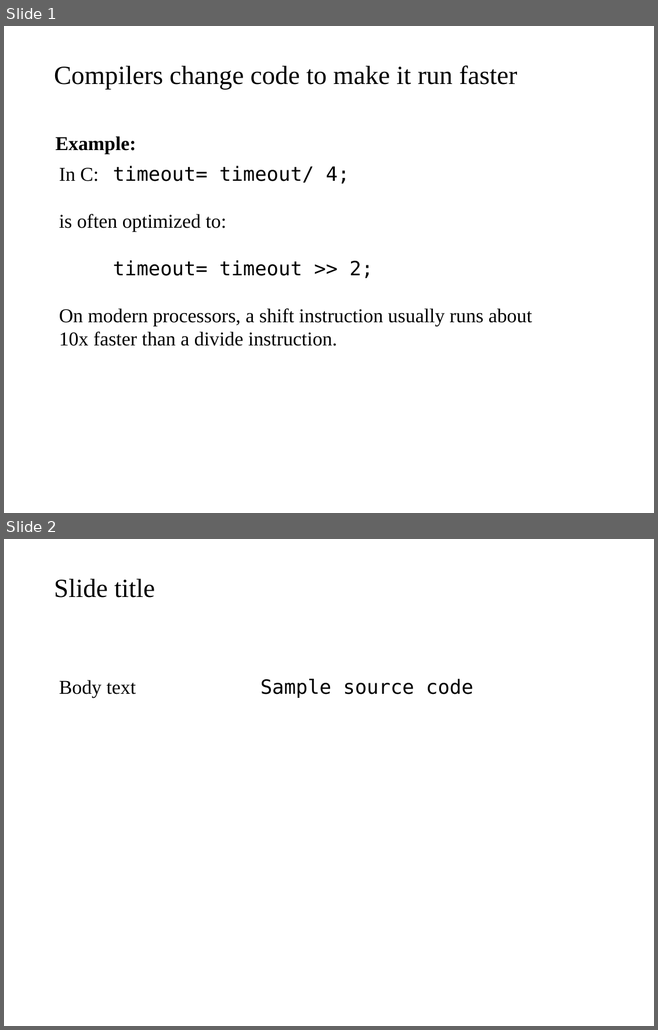
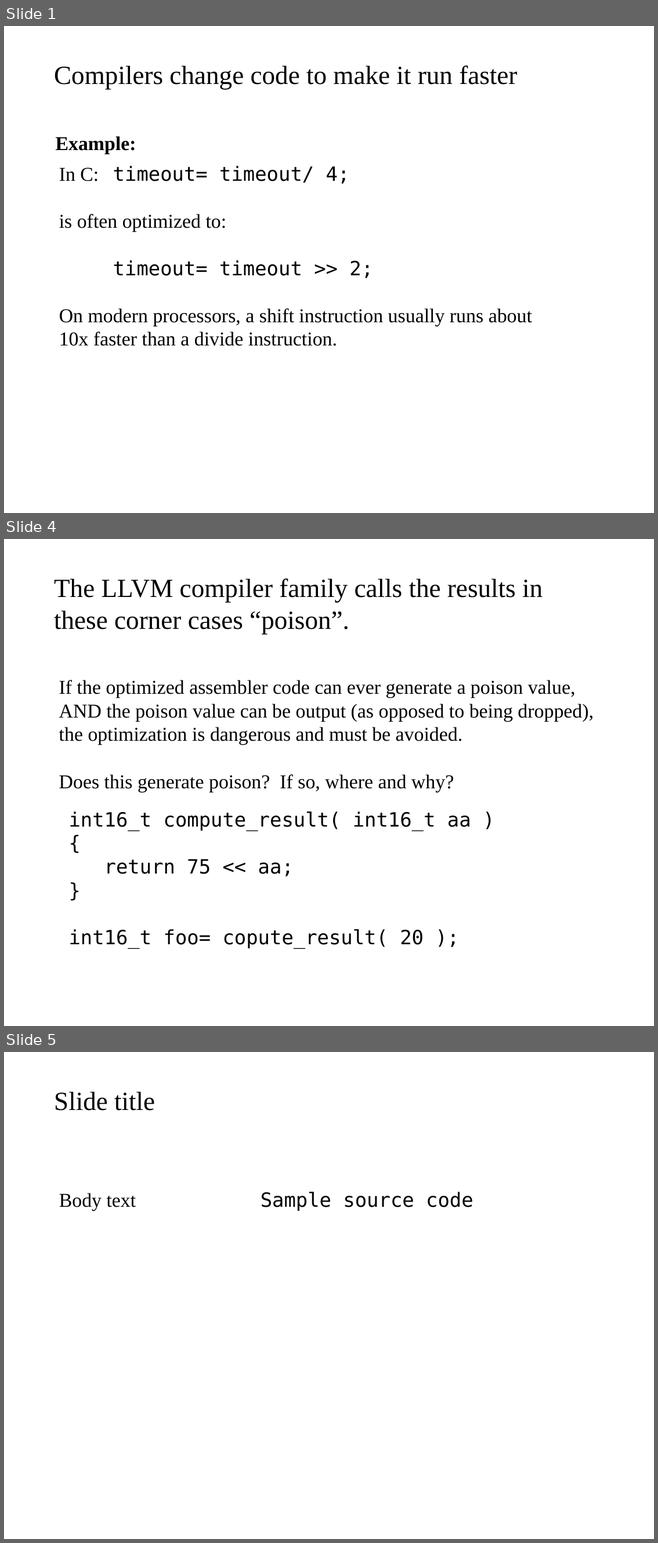
Before and after one commit to cschreiner/lli_undef_fix_admin, a slide deck: doc/poster/2015feb_grad_visit.draft.odp. Shown one above the other, each under a label of ours: slides 1 and 2 before the commit, slides 1, 4 and 5 after it; the slides between them are not shown. The pictures are 658x1030 and 658x1543 pixels, drawn with LibreOffice and Linux fonts; fonts in the diff are those of the drawing. Boxes give left, top, right and bottom in pixels: in the first picture for what was removed or moved away, otherwise in the second. Text is boxed around its words. In the diff, an @@ line names an element or a change of style, - is before the commit and + after.

```diff
--- a/doc/poster/2015feb_grad_visit.draft.odp
+++ b/doc/poster/2015feb_grad_visit.draft.odp
@@ slide 4 added at bbox=[4, 539, 654, 1026], background #FFFFFF @@
@@ text added at bbox=[54, 578, 542, 634], 32 pt, text #000000 @@
+The LLVM compiler family calls the results in these corner cases “poison”.
@@ text added at bbox=[59, 680, 593, 792], 24 pt, text #000000 @@
+If the optimized assembler code can ever generate a poison value,
+AND the poison value can be output (as opposed to being dropped),
+the optimization is dangerous and must be avoided.
+Does this generate poison? If so, where and why?
@@ text added at bbox=[69, 812, 471, 948], 24 pt, text #000000 @@
+int16_t compute_result( int16_t aa )
+{
+return 75 << aa;
+}
+int16_t foo= copute_result( 20 );
@@ what was slide 2 is now slide 5 @@
```
Also in this commit, not shown: 2 other slides added, 1 slide removed.
